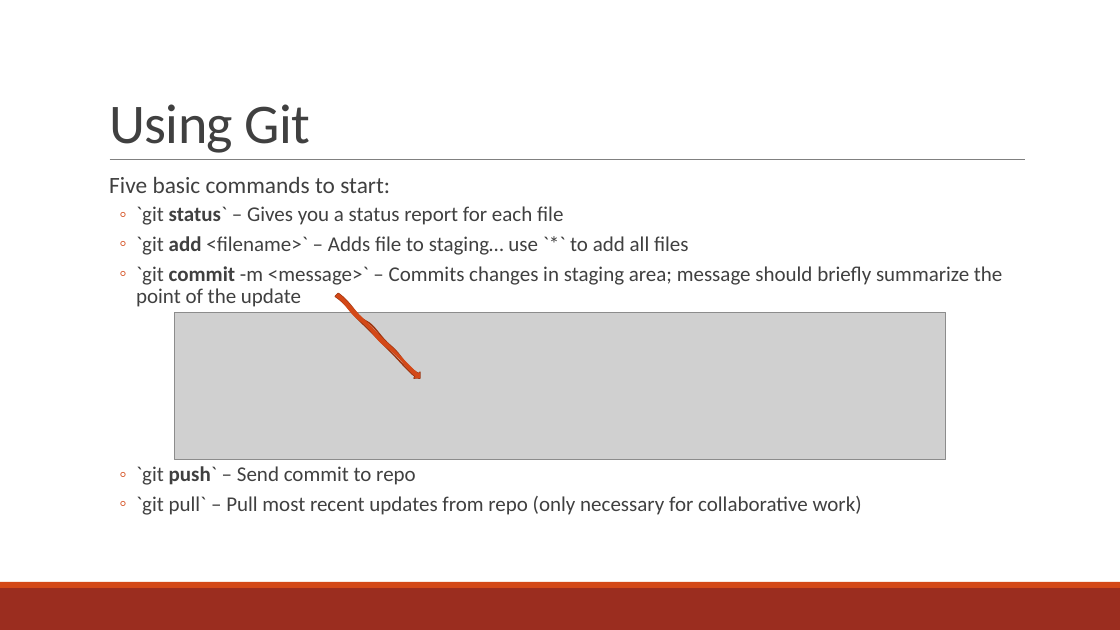
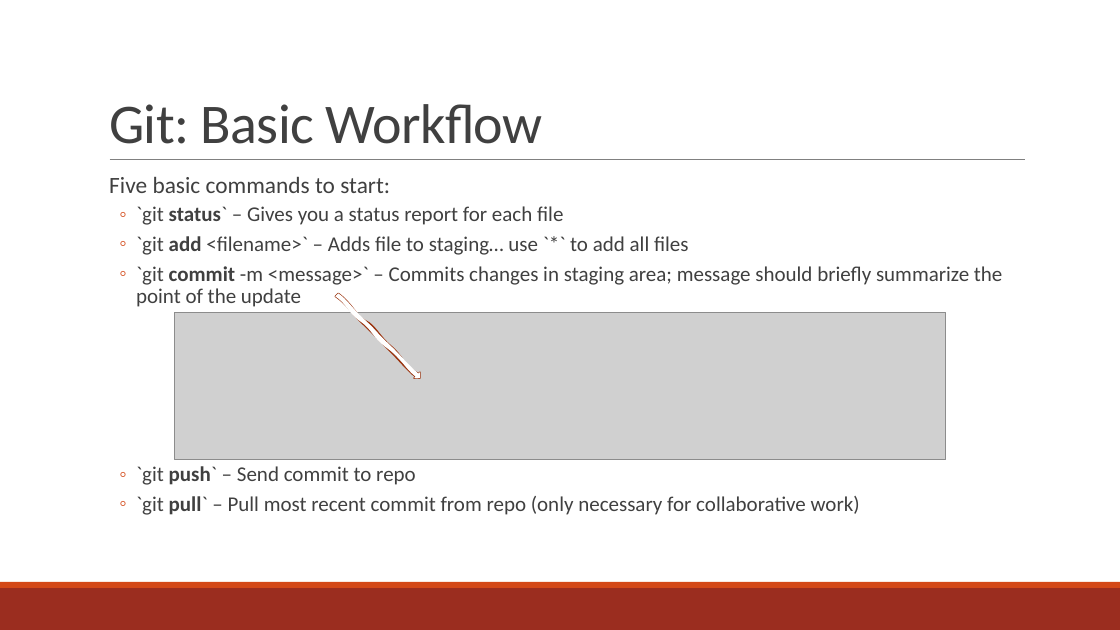
Before and after one commit to curtispmartin/Education, a slide deck: slide 14 of Working/2_VersionControl/2_VersionControl.pptx. Drawn at 1120x630 pixels with LibreOffice and Linux fonts; fonts in the diff are those of the drawing; grey boxes stand for pictures. Boxes give left, top, right and bottom in pixels: in the first picture for what was removed or moved away, otherwise in the second. Text is boxed around its words. In the diff, an @@ line names an element or a change of style, - is before the commit and + after.

```diff
--- a/Working/2_VersionControl/2_VersionControl.pptx
+++ b/Working/2_VersionControl/2_VersionControl.pptx
@@ title at <box>109,104,543,144</box>: text changed @@
-Using Git
+Git: Basic Workflow
@@ freeform shape at <box>334,292,423,381</box>: fill #D34817 to #FFFFFF @@
@@ text at <box>136,496,860,515</box>: text changed @@
-  ◦ `git pull` – Pull most recent updates from repo (only necessary for collaborative work)
+  ◦ `git pull` – Pull most recent commit from repo (only necessary for collaborative work)
```
Also in this commit, not shown: 2 other slides changed, 4 slides added, 2 slides removed, 3 other files.
